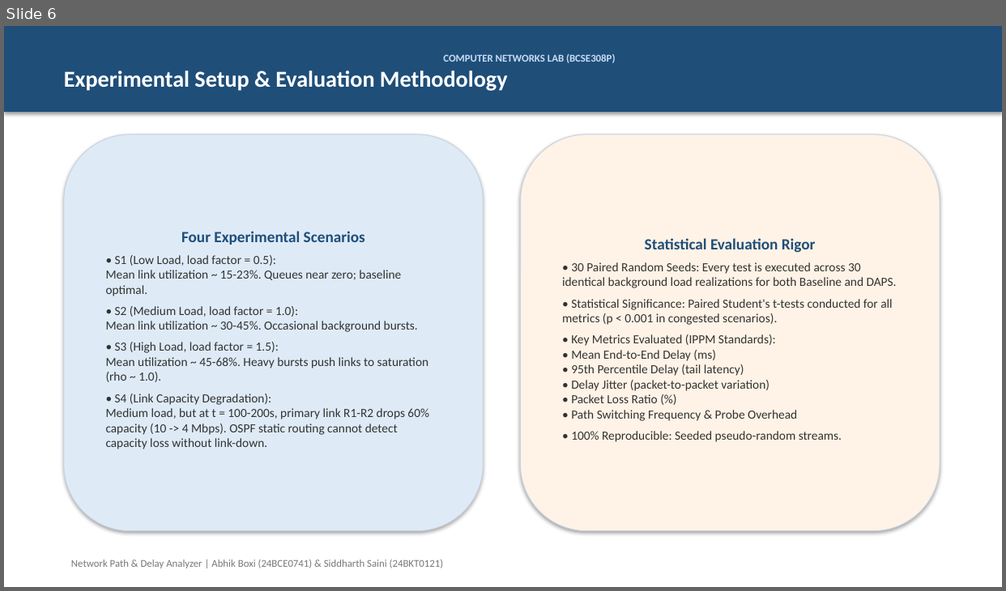
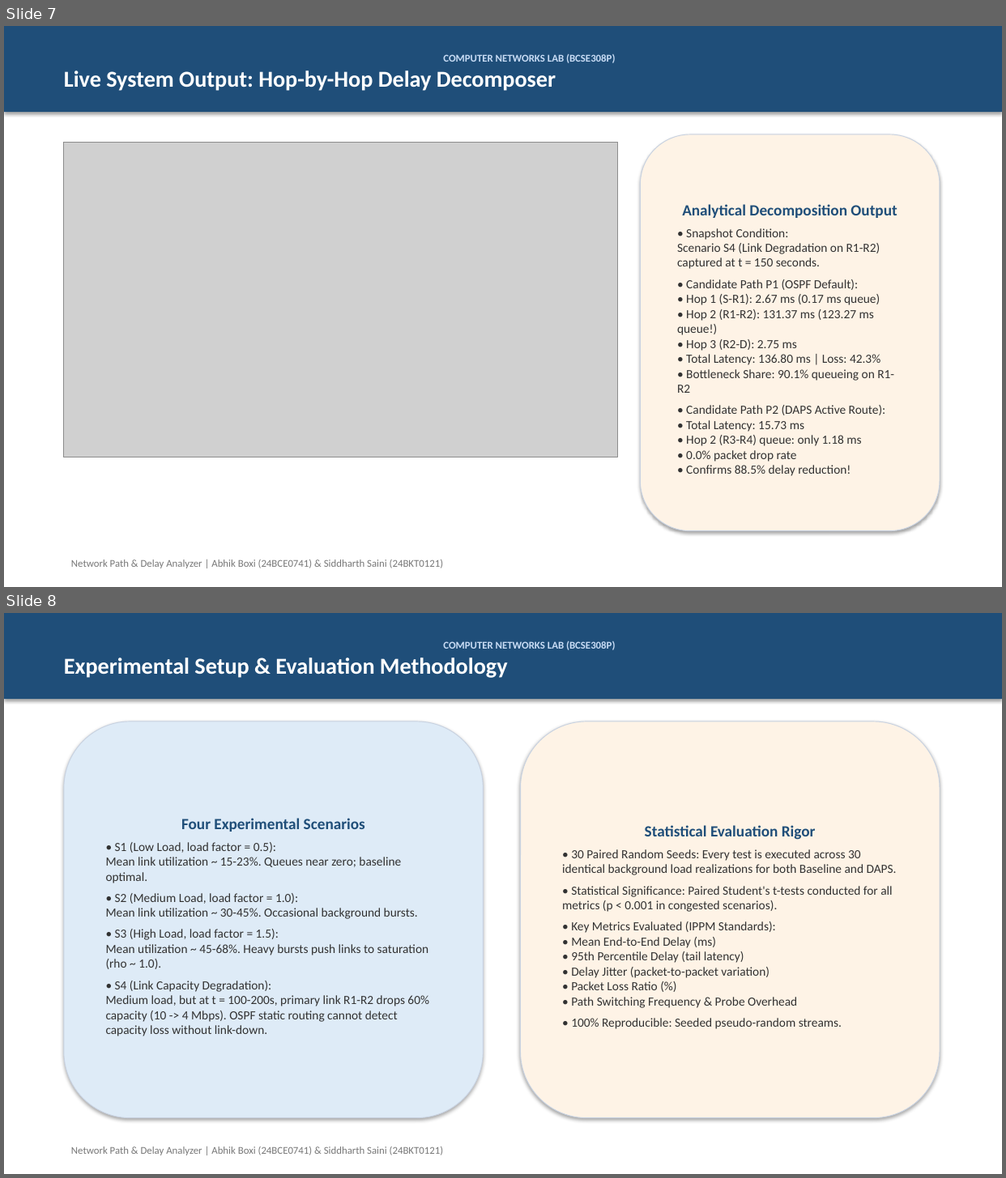
Before and after one commit to Someone1701/Network-Path-and-Delay-Analyzer, a slide deck: Network_Path_and_Delay_Analyzer_Presentation.pptx. Shown one above the other, each under a label of ours: slide 6 before the commit, slides 7 and 8 after it. The pictures are 1006x591 and 1006x1178 pixels, drawn with LibreOffice and Linux fonts; fonts in the diff are those of the drawing; grey boxes stand for pictures. Boxes give left, top, right and bottom in pixels: in the first picture for what was removed or moved away, otherwise in the second. Text is boxed around its words. In the diff, an @@ line names an element or a change of style, - is before the commit and + after.

Commit message:
Embed all 4 live output images into PowerPoint presentation and update presentation markdown

```diff
--- a/Network_Path_and_Delay_Analyzer_Presentation.pptx
+++ b/Network_Path_and_Delay_Analyzer_Presentation.pptx
@@ slide 7 added at (4,26,1002,587), background #FFFFFF @@
@@ rectangle added at (4,26,1002,112), fill #1F4E79, 22 pt, text #FFFFFF, bold @@
+COMPUTER NETWORKS LAB (BCSE308P)
+Live System Output: Hop-by-Hop Delay Decomposer
@@ picture added at (64,142,618,457) @@
@@ rounded rectangle added at (641,135,940,531), fill #FEF3E6, outline #C8D2E1 0.75 pt, 12 pt, text #323232 @@
+Analytical Decomposition Output
+• Snapshot Condition:
+Scenario S4 (Link Degradation on R1-R2) captured at t = 150 seconds.
+• Candidate Path P1 (OSPF Default):
+• Hop 1 (S-R1): 2.67 ms (0.17 ms queue)
+• Hop 2 (R1-R2): 131.37 ms (123.27 ms queue!)
+• Hop 3 (R2-D): 2.75 ms
+• Total Latency: 136.80 ms | Loss: 42.3%
+• Bottleneck Share: 90.1% queueing on R1-R2
+• Candidate Path P2 (DAPS Active Route):
+• Total Latency: 15.73 ms
+• Hop 2 (R3-R4) queue: only 1.18 ms
+• 0.0% packet drop rate
+• Confirms 88.5% delay reduction!
@@ text added at (71,560,444,569), 10 pt, text #787878 @@
+Network Path & Delay Analyzer | Abhik Boxi (24BCE0741) & Siddharth Saini (24BKT0121)
@@ what was slide 6 is now slide 8 @@
```
Also in this commit, not shown: 1 slide changed, 3 other slides added, 1 slide removed, 5 other files.
